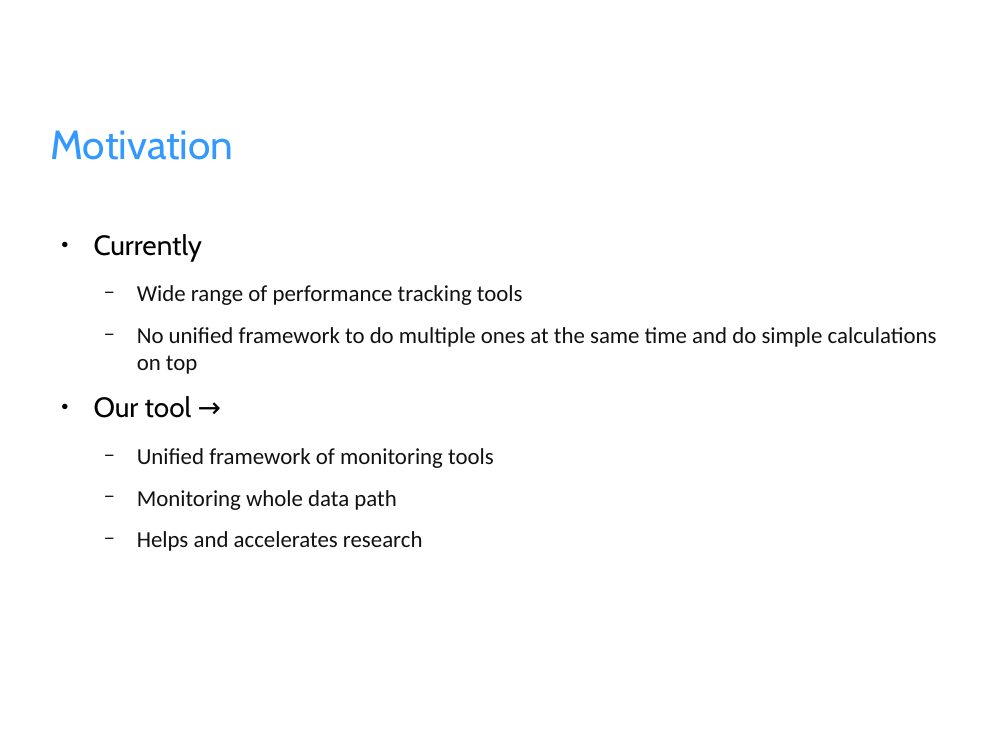
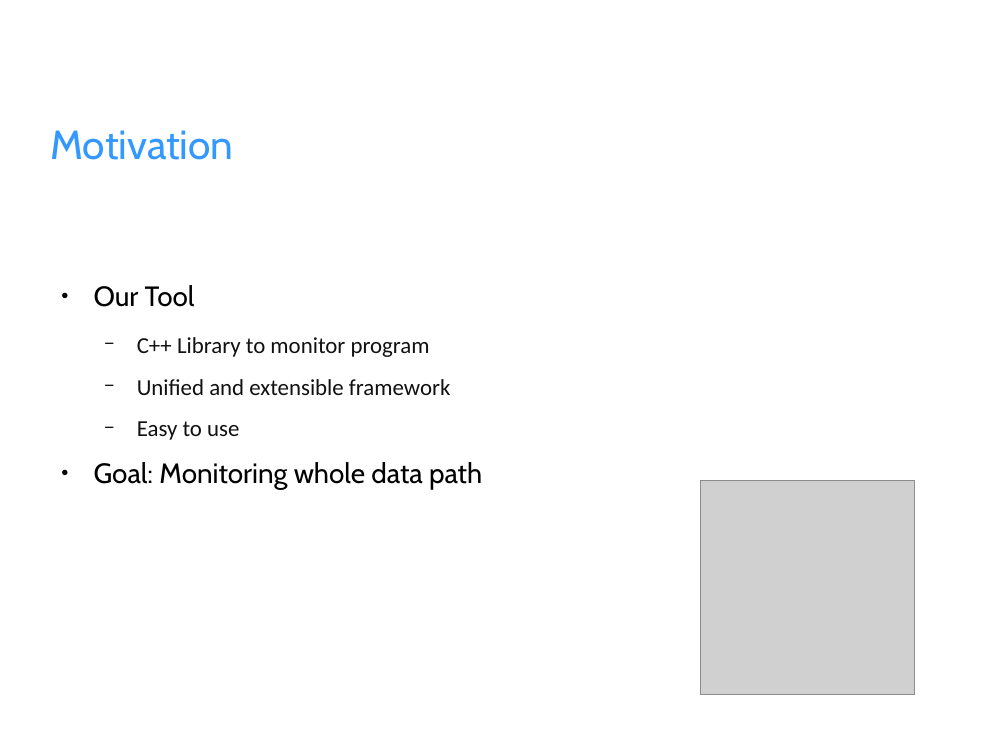
Before and after one commit to fhilprec/HardwareMonitoring, a slide deck: slide 3 of ProjectPresentation.odp. Drawn at 1008x756 pixels with LibreOffice and Linux fonts; fonts in the diff are those of the drawing; grey boxes stand for pictures; background and template pictures are left out. Boxes give left, top, right and bottom in pixels: in the first picture for what was removed or moved away, otherwise in the second. Text is boxed around its words. In the diff, an @@ line names an element or a change of style, - is before the commit and + after.

Commit message:
Motivation ppt

```diff
--- a/ProjectPresentation.odp
+++ b/ProjectPresentation.odp
@@ text at [94,285,482,490]: text changed @@
-● Currently
-  − Wide range of performance tracking tools
-  − No unified framework to do multiple ones at the same time and do simple calculations on top
-● Our tool →
-  − Unified framework of monitoring tools
-  − Monitoring whole data path
-  − Helps and accelerates research
+● Our Tool
+  − C++ Library to monitor program
+  − Unified and extensible framework
+  − Easy to use
+● Goal: Monitoring whole data path
@@ picture added at [701,480,915,694] @@
```
Also in this commit, not shown: 6 other slides changed, 8 slides added, 7 slides removed.
